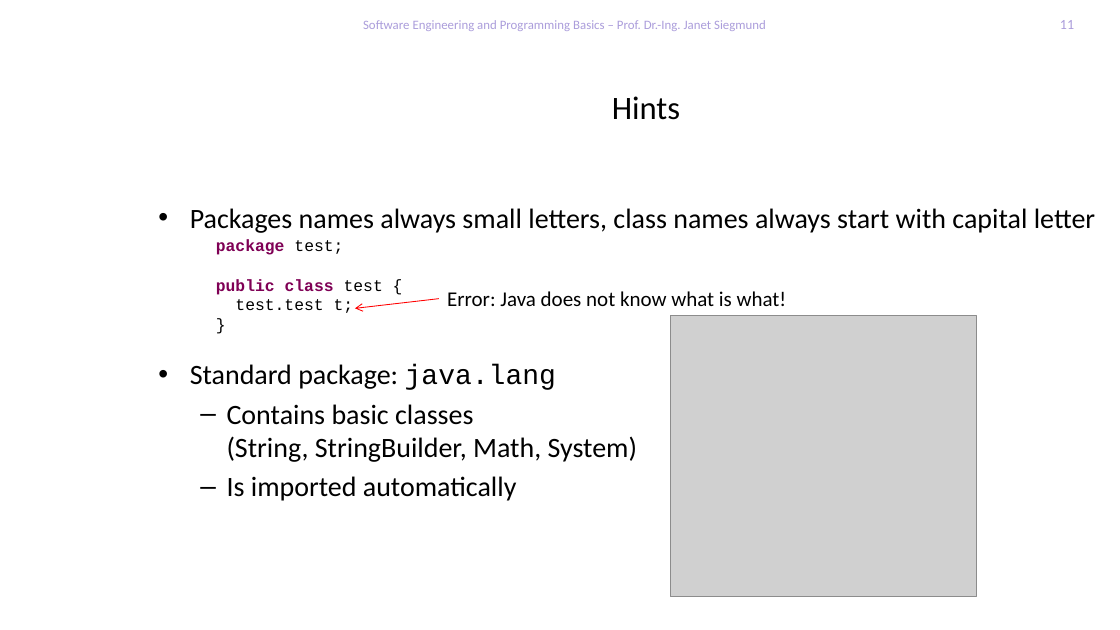
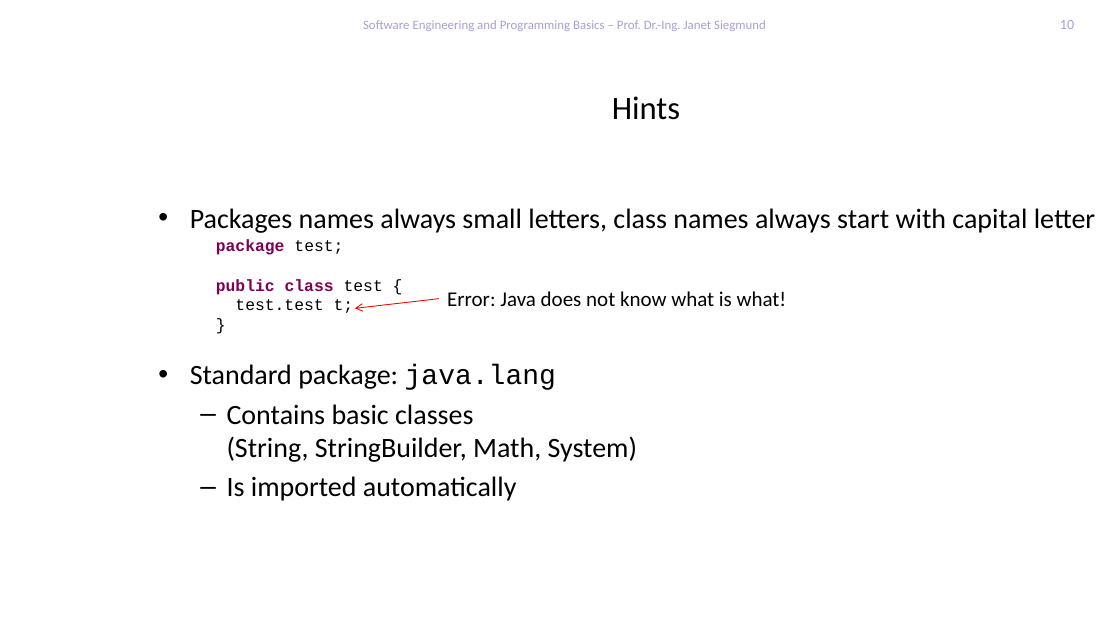
Before and after one commit to feigensp/lehre, a slide deck: slide 10 of se_prog/slides/07_EnumerationPackagesRecursion.pptx (slide 11 before the commit). Drawn at 1120x630 pixels with LibreOffice and Linux fonts; fonts in the diff are those of the drawing; grey boxes stand for pictures; background and template pictures are left out. Boxes give left, top, right and bottom in pixels: in the first picture for what was removed or moved away, otherwise in the second. Text is boxed around its words. In the diff, an @@ line names an element or a change of style, - is before the commit and + after.

```diff
--- a/se_prog/slides/07_EnumerationPackagesRecursion.pptx
+++ b/se_prog/slides/07_EnumerationPackagesRecursion.pptx
@@ page number at [1060,20,1074,29]: text changed @@
-11
+10
@@ picture removed at [670,315,977,597] @@
```
Also in this commit, not shown: 5 other slides changed, 1 slide added, 2 slides removed, 2 other files.
